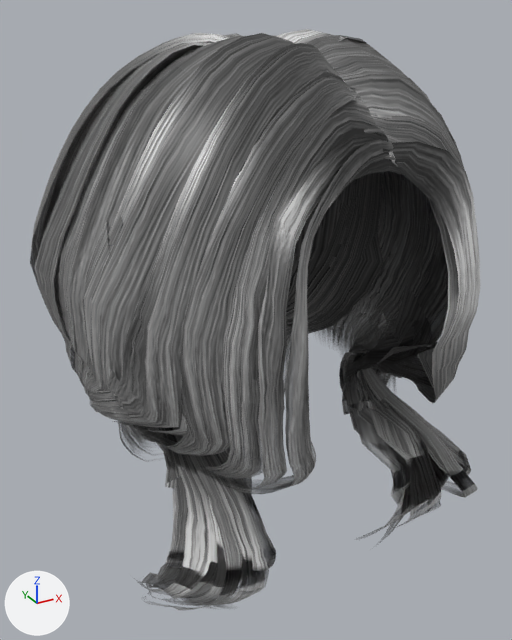
A saved change to the glTF model public/models/daz_hair_air_bangs_long.glb.
Before and after are seen from a 50 mm lens placed at (-0.17, -0.297, 0.146), pointed at (-0.001, 0.009, -0.008). Arrows for +X, +Y and +Z are at lower left; the lights stay in place. The older version comes first. Vertices at exactly the same position are counted once.

The older version as bpy lines, for what is in view:
```python
me_daz_hair_air_bangs_long = bpy.data.meshes.new('daz_hair_air_bangs_long')
me_daz_hair_air_bangs_long.from_pydata(...)  # 8863 vertices, 12721 faces; spans x -0.107..0.099, y -0.11..0.135, z -0.146..0.137
me_daz_hair_air_bangs_long.materials.append(mat_daz_hair_air_bangs_long_mat)  # picture img_daz_hair_air_bangs_long_tex
ob_daz_hair_air_bangs_long = bpy.data.objects.new('daz_hair_air_bangs_long', me_daz_hair_air_bangs_long)
ob_daz_hair_air_bangs_long.location = (0.0, 0.0, 0.0)
```
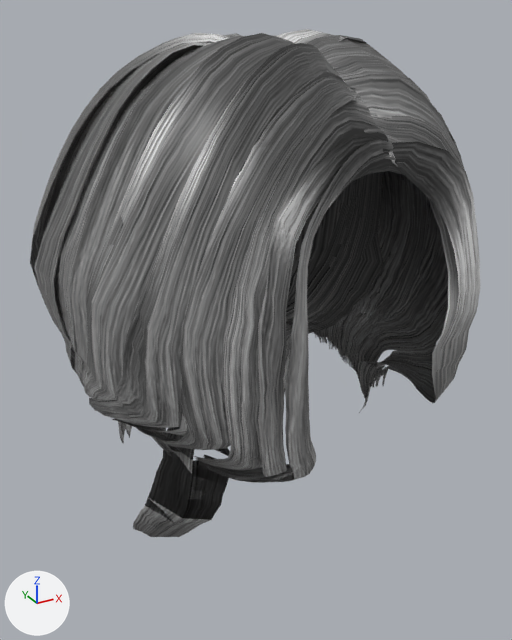
The edits, one by one:
Material 'daz_hair_air_bangs_long_mat' (mat_daz_hair_air_bangs_long_mat_1) is new.
Uses the picture img_daz_hair_air_bangs_long_tex.
me_daz_hair_air_bangs_long is used by ob_daz_hair_air_bangs_long; location (0.0, 0.0, 0.0).
me_daz_hair_air_bangs_long had 8863 vertices, 12721 faces and spanned x -0.107..0.099, y -0.11..0.135, z -0.146..0.137.
me_daz_hair_air_bangs_long now has 6126 vertices, 9061 faces and spans x -0.107..0.099, y -0.11..0.135, z -0.107..0.137.
me_daz_hair_air_bangs_long part 1: 22 loose pieces with 1198 vertices, spanning x -0.074..0.092, y -0.094..0.018, z -0.139..0.066, are deleted.
me_daz_hair_air_bangs_long part 2: 301 vertices moved from x -0.096..-0.028, y -0.101..0.016, z -0.078..-0.026 to x -0.096..-0.028, y -0.099..0.017, z -0.078..-0.026; 1197 vertices removed from x -0.1..-0.038, y -0.098..0.031, z -0.14..0.066; 112 vertices added at x -0.089..-0.045, y -0.072..0.018, z -0.105..-0.027.
me_daz_hair_air_bangs_long part 3: 166 vertices moved from x 0.046..0.083, y -0.077..0.018, z -0.064..-0.026 to x 0.046..0.083, y -0.076..0.018, z -0.064..-0.026; 17 vertices removed from x 0.052..0.074, y -0.047..0.011, z -0.064..-0.034; 17 vertices added at x 0.052..0.074, y -0.026..0.012, z -0.064..-0.034.
me_daz_hair_air_bangs_long part 4: 363 vertices removed from x -0.059..0.056, y 0.065..0.112, z -0.146..-0.106.
me_daz_hair_air_bangs_long part 5: 8780 faces spanning x -0.107..0.099, y -0.11..0.135, z -0.107..0.137 switch from mat_daz_hair_air_bangs_long_mat (picture img_daz_hair_air_bangs_long_tex) to mat_daz_hair_air_bangs_long_mat_1.
Other edits to the shape of me_daz_hair_air_bangs_long do not show in these pictures.

Boxes [x1, y1, x2, y2] around the edits, measured in the pictures (512 x 640 px; the box of a moved part takes in the faces that stretch with it):
'daz_hair_air_bangs_long', reshaped (13% shorter): before [30, 29, 481, 610]; after [30, 29, 481, 537]
part 1 of me_daz_hair_air_bangs_long, deleted: before [173, 200, 477, 540]
part 2 of me_daz_hair_air_bangs_long, cut back: before [83, 221, 313, 610]; after [88, 393, 309, 537]
part 3 of me_daz_hair_air_bangs_long, moved or reshaped (mostly hidden before): before [340, 317, 435, 403]; after [323, 317, 435, 413]
part 4 of me_daz_hair_air_bangs_long, deleted (mostly hidden): before [123, 406, 285, 459]
part 5 of me_daz_hair_air_bangs_long, edited (looks the same): [30, 29, 481, 480] in both
